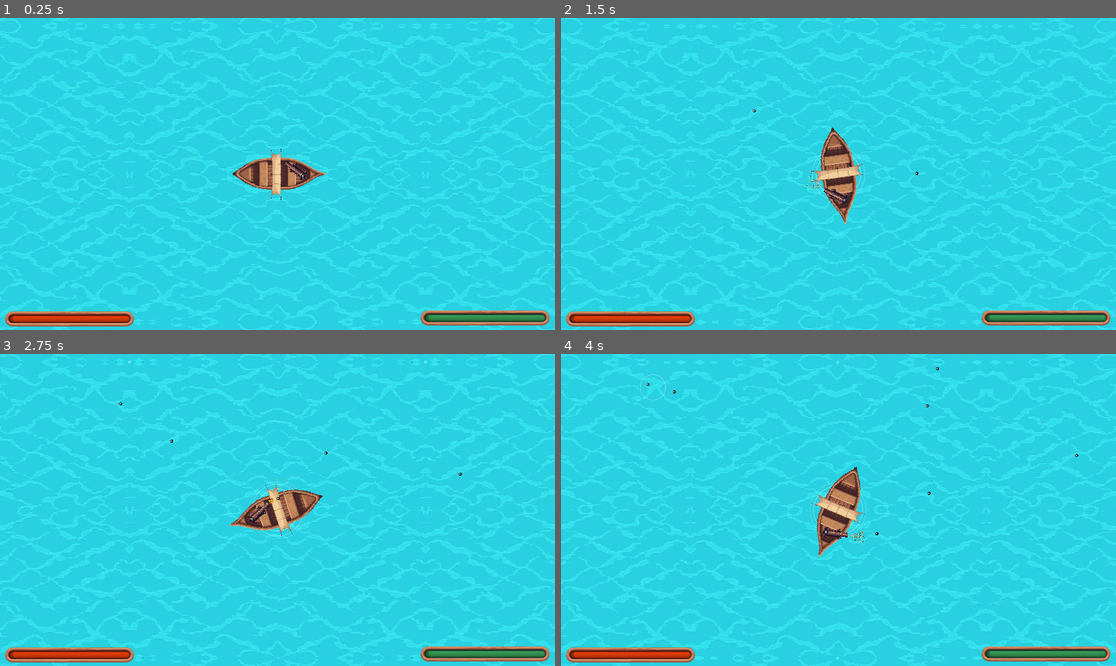
Above: before the commit, frames 1-4 (two rows, left to right).
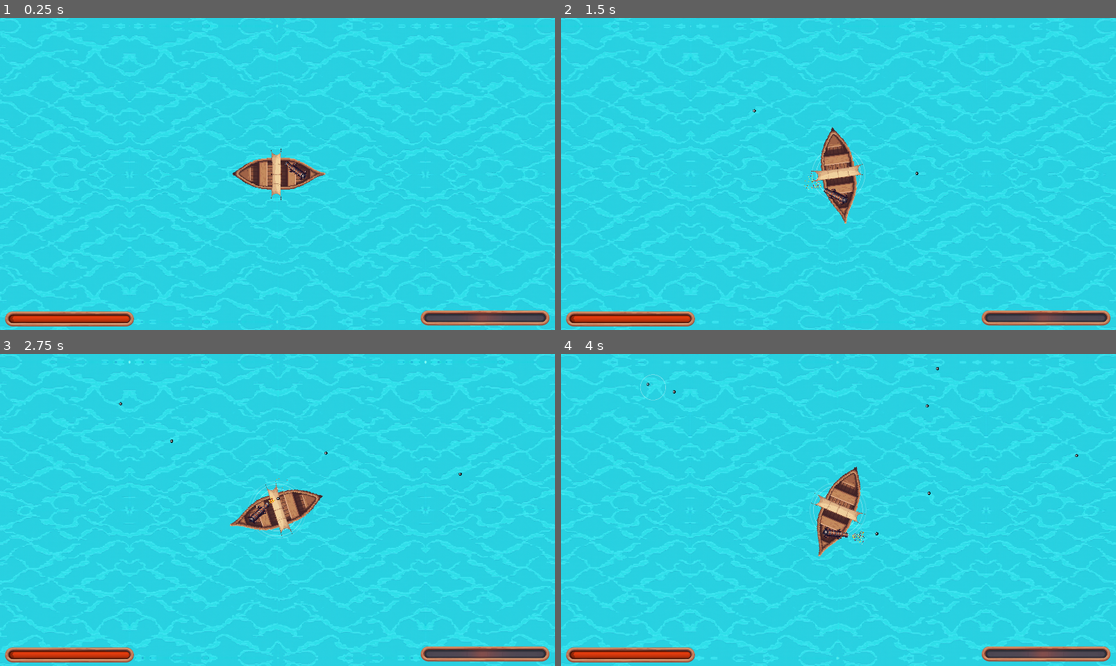
Above: after the commit, the same moments.

Repository: HephaistosForge/OceanDreamer
Game: Godot game, scene res://levels/main.tscn
The game is run twice, just before and just after one commit, with the same random seed, the same clock (stepped at 60 frames per second) and the same inputs. Sound files missing from this copy of the repository are replaced by a short silence.
Inputs (mouse positions are in pixels of both pictures, inside the frame that each line leads up to):
- Up to frame 1 (0.25 s): no input
- Up to frame 2 (1.5 s): move the mouse to (960, 158) at 0.52 s; hold D (turn_right) 0.53-1.25 s; hold Space (shoot) 0.53-1.25 s; click (960, 158) at 0.67 s; drag from (727, 189) to (771, 124) at 1.27 s
- Up to frame 3 (2.75 s): move the mouse to (333, 441) at 2.02 s; hold D (turn_right) from 2.03 s (still down); hold Space (shoot) from 2.03 s (still down)
- Up to frame 4 (4 s): release D (turn_right) at 2.75 s; release Space (shoot) at 2.75 s; drag from (810, 572) to (1021, 472) at 2.77 s; move the mouse to (1005, 556) at 3.52 s; hold A (turn_left) from 3.53 s (still down); hold Space (shoot) from 3.53 s (still down)

The runs differ from the first frame. In frame 1, 0.5% of the frame differs, in the area x 76-99%, y 94-98%; in frame 2, 0.5%; in frame 3, 0.5%; in frame 4, 0.5%.

Commit message:
implement xp per wave, fix xp bar being inverse

Diff:
--- a/entities/enemies/boss/boss.tscn
+++ b/entities/enemies/boss/boss.tscn
@@ -10,8 +10,8 @@
 height = 324.4
 
 [node name="Monster" instance=ExtResource("1_2rhcy")]
-wiggle_factor = 0.001
-apply_power_impulse_to_velocity = true
+wiggle_factor = 0.0
+xp = 10000
 max_hp = 100
 
 [node name="Sprite2D" parent="." index="0"]
--- a/entities/enemies/large/large.tscn
+++ b/entities/enemies/large/large.tscn
@@ -14,6 +14,7 @@
 wiggle_factor = 0.05
 melee_attack_damage = 20
 attack_delay = 3.0
+xp = 5
 max_hp = 45
 ripple_scale = 0.6
 
--- a/entities/enemies/medium/medium.tscn
+++ b/entities/enemies/medium/medium.tscn
@@ -9,6 +9,7 @@
 
 [node name="Monster" instance=ExtResource("1_qtgs1")]
 turn_speed = 5.0
+xp = 2
 ripple_scale = 0.4
 
 [node name="Sprite2D" parent="." index="0"]
--- a/entities/enemies/monster.gd
+++ b/entities/enemies/monster.gd
@@ -7,6 +7,7 @@
 @export var apply_power_impulse_to_velocity: bool = false
 @export var melee_attack_damage: int = 5
 @export var attack_delay: float = 1.0
+@export var xp: int = 1
 
 @onready var ship = get_tree().get_first_node_in_group("ship")
 
--- a/entities/enemies/waves/wave.gd
+++ b/entities/enemies/waves/wave.gd
@@ -6,12 +6,14 @@
 var batches = null
 var delay: float
 var distance: float
+var xp_required: int
 
 
-func _init(batches: Array[Batch], delay: float, distance: float):
+func _init(batches: Array[Batch], delay: float, distance: float, xp_required: int):
 	self.batches = batches
 	self.delay = delay
 	self.distance = distance
+	self.xp_required = xp_required
 
 func exhausted():
 	for batch in self.batches:
--- a/entities/enemies/waves/wave_manager.gd
+++ b/entities/enemies/waves/wave_manager.gd
@@ -8,15 +8,15 @@
 const WAVE_SPAWNER = preload("res://entities/enemies/waves/wave_spawner.tscn")
 
 var waves = [
-	Wave.new([Batch.new(small, 1, 1, 6)], 1, 2000),
-	Wave.new([Batch.new(small, 1, 0.5, 50), Batch.new(medium, 1, 0.3, 30)], 3, 2000),
+	Wave.new([Batch.new(small, 1, 1, 6)], 1, 2000, 3),
+	Wave.new([Batch.new(small, 1, 0.5, 50), Batch.new(medium, 1, 0.3, 30)], 2, 2000, 10),
 	Wave.new([
-		Batch.new(small, 3, 0.5, 30),
-		Batch.new(medium, 1, 0.3, 30),
-		Batch.new(large, 1, 0.2, 10),
-	], 4, 2000),
-	Wave.new([Batch.new(small, 1, 1, 100)], 0.01, 3000),
-	Wave.new([Batch.new(boss, 1, 1, 1), Batch.new(small, 5, 1, 1000)], 3, 3000),
+		Batch.new(small, 3, 0.5, 300),
+		Batch.new(medium, 1, 0.3, 300),
+		Batch.new(large, 1, 0.2, 100),
+	], 3, 2000, 30),
+	Wave.new([Batch.new(small, 1, 1, 1000)], 0.1, 3000, 50),
+	Wave.new([Batch.new(boss, 1, 1, 1), Batch.new(small, 5, 1, 1000)], 3, 3000, 10000),
 ]
 
 @onready var ship = get_tree().get_first_node_in_group("ship")
@@ -31,4 +31,6 @@
 	if ship:
 		var spawner = WAVE_SPAWNER.instantiate()
 		spawner.wave = waves[min(level-1, len(waves)-1)]
+		level_manager.total_monsters = spawner.wave.xp_required
+		level_manager.update_remaining_monsters(spawner.wave.xp_required)
 		ship.add_child(spawner)
--- a/entities/weapons/cannon.gd
+++ b/entities/weapons/cannon.gd
@@ -57,9 +57,7 @@
 	if Input.is_action_pressed("shoot") and reloaded and can_shoot:
 		reload_timer.stop()
 		reloaded = false
-
 		shoot()
-
 		reload_timer.start()
 
 func shoot():
--- a/ui_scenes/ingame_ui/overlay.gd
+++ b/ui_scenes/ingame_ui/overlay.gd
@@ -27,7 +27,7 @@
 	var bar = find_child("XpBar")
 	bar.max_value = total
 	var tween = create_tween()
-	tween.parallel().tween_property(bar, "value", count, 0.1) \
+	tween.parallel().tween_property(bar, "value", total-count, 0.1) \
 		.set_ease(Tween.EASE_OUT).set_trans(Tween.TRANS_QUAD)
 	#label.text = str(count) + "/" + str(total)
 
